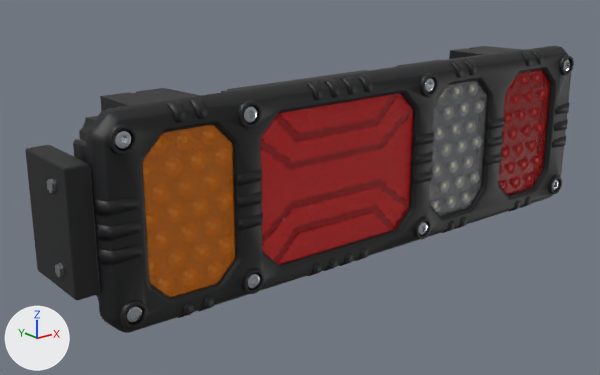
An edit to the glTF model src/assets/models/lamp-lzd2854.glb, drawn before and after from the same camera.
Before and after are seen from a 50 mm lens placed at (-0.414, -0.487, 0.167), pointed at (-0.03, -0.006, -0.026). The axes (+X, +Y, +Z) are drawn at lower left. The lights are the same throughout. The first picture is the older version.

Before the edit, the objects in view are built like this:
```python
me_mesh_0 = bpy.data.meshes.new('Mesh_0')
me_mesh_0.from_pydata(...)  # 24838 vertices, 40511 faces; spans x -0.225..0.225, y -0.074..0.049, z -0.069..0.069
# faces by material slot: [34998, 1760, 1558, 1399, 300, 496]
me_mesh_0.materials.append(mat_housing)
me_mesh_0.materials.append(mat_stainless)  # light grey #c9ced3
me_mesh_0.materials.append(mat_zinc)  # grey #a9aeb3
me_mesh_0.materials.append(mat_housinggloss)  # black #121315
me_mesh_0.materials.append(mat_rubber)
me_mesh_0.materials.append(mat_cable)  # black #101113
me_mesh_1 = bpy.data.meshes.new('Mesh_1')
me_mesh_1.from_pydata(...)  # 120 vertices, 228 faces; spans x -0.2428..-0.2246, y -0.062..-0.004, z -0.04..0.04
# faces by material slot: [188, 40]
me_mesh_1.materials.append(mat_housing)
me_mesh_1.materials.append(mat_zinc)  # grey #a9aeb3
me_mesh_8 = bpy.data.meshes.new('Mesh_8')
me_mesh_8.from_pydata(...)  # 64 vertices, 112 faces; spans x -0.2..0.2, y -0.067..-0.065, z -0.056..0.056
# faces by material slot: [28, 56, 28]
me_mesh_8.materials.append(mat_lens_amber_cad)
me_mesh_8.materials.append(mat_lens_red_cad)
me_mesh_8.materials.append(mat_lens_clear_cad)
ob_body = bpy.data.objects.new('BODY', me_mesh_0)
ob_body.location = (0.0, 0.0, 0.0)
ob_bracket = bpy.data.objects.new('BRACKET', me_mesh_1)
ob_bracket.location = (0.0, 0.0, 0.0)
ob_lens = bpy.data.objects.new('LENS', me_mesh_8)
ob_lens.location = (0.0, 0.0, 0.0)
```
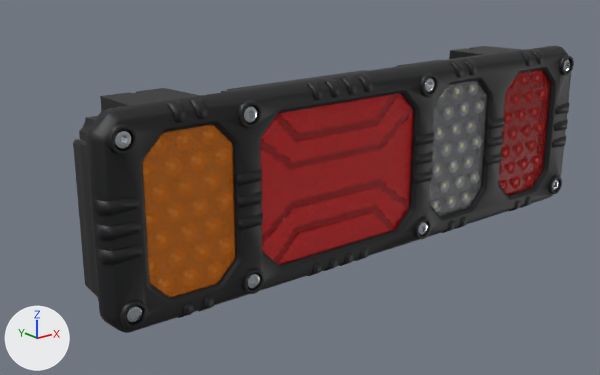
Pixel boxes [x1, y1, x2, y2] of what changed, in the pictures (600 x 375 px):
'BRACKET', deleted: before [25, 145, 100, 300]
    faces in mat_housing: [25, 145, 100, 300]
    faces in mat_zinc (grey #a9aeb3): [47, 178, 64, 277]

Edits to the bpy script that builds the scene:
```text
Remove ob_bracket:
    ob_bracket = bpy.data.objects.new('BRACKET', me_mesh_1)
    ob_bracket.location = (0.0, 0.0, 0.0)
```
